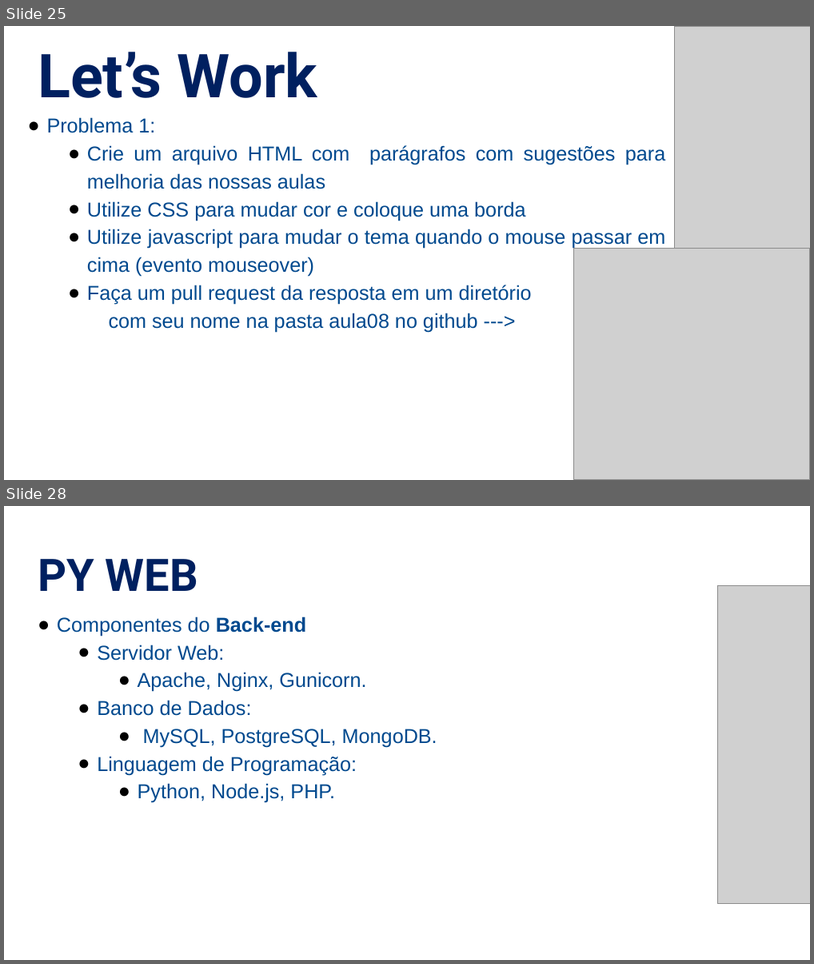
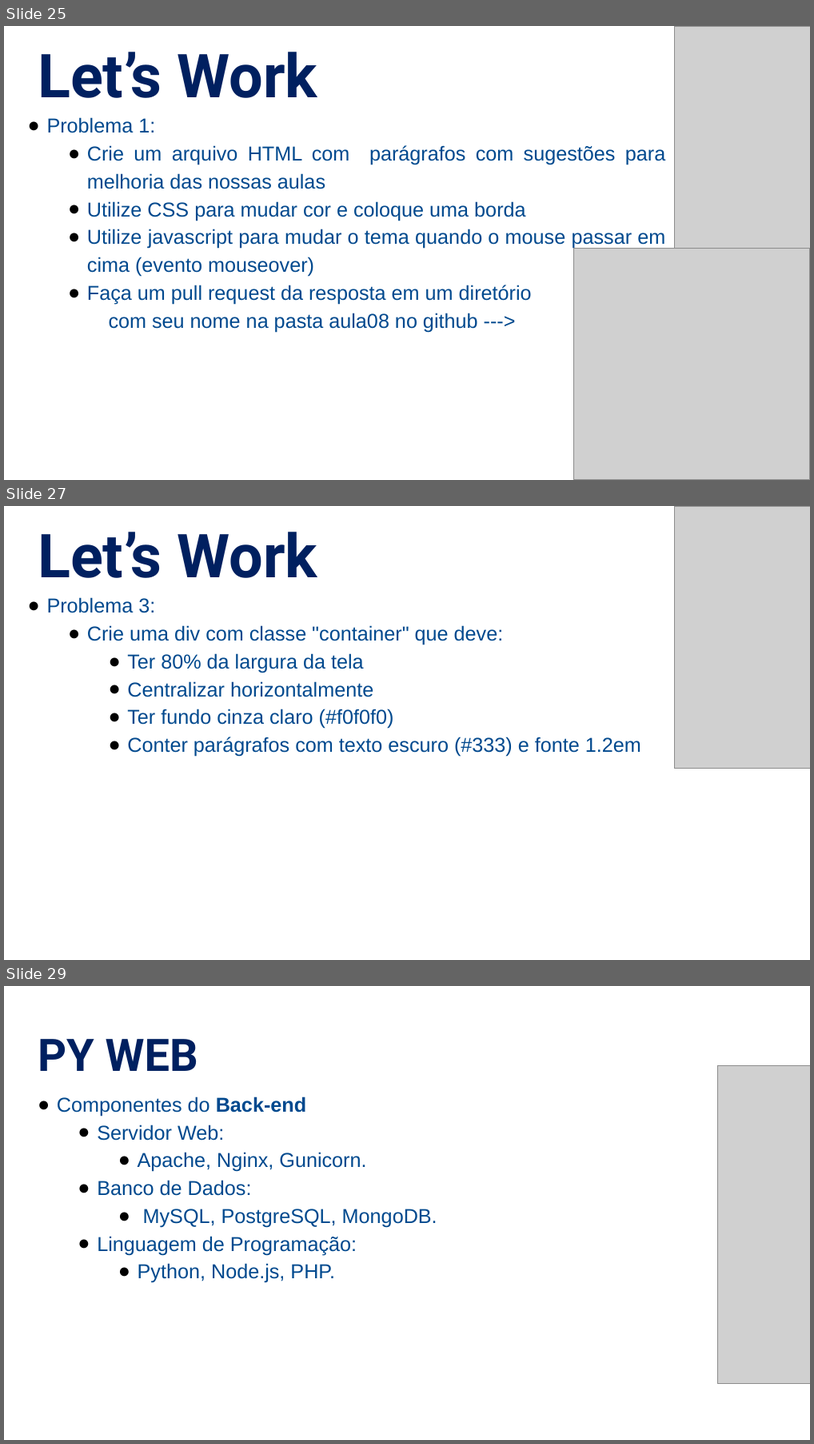
Before and after one commit to alandsilvasouza/PY2, a slide deck: aula08/Aula08.pptx. Shown one above the other, each under a label of ours: slides 25 and 28 before the commit, slides 25, 27 and 29 after it; the slides between them are not shown. The pictures are 814x964 and 814x1444 pixels, drawn with LibreOffice and Linux fonts; fonts in the diff are those of the drawing; grey boxes stand for pictures. Boxes give left, top, right and bottom in pixels: in the first picture for what was removed or moved away, otherwise in the second. Text is boxed around its words. In the diff, an @@ line names an element or a change of style, - is before the commit and + after.

```diff
--- a/aula08/Aula08.pptx
+++ b/aula08/Aula08.pptx
@@ slide 27 added at (x1=4, y1=506, x2=810, y2=960), background #FFFFFF @@
@@ picture added at (x1=674, y1=507, x2=810, y2=768) @@
@@ text added at (x1=38, y1=532, x2=318, y2=578), 54 pt, text #002060, bold @@
+Let’s Work
@@ text added at (x1=47, y1=597, x2=642, y2=756), 18 pt, text #01498E @@
+● Problema 3:
+  ● Crie uma div com classe "container" que deve:
+    ● Ter 80% da largura da tela
+    ● Centralizar horizontalmente
+    ● Ter fundo cinza claro (#f0f0f0)
+    ● Conter parágrafos com texto escuro (#333) e fonte 1.2em
@@ what was slide 28 is now slide 29 @@
```
Also in this commit, not shown: 1 slide changed, 28 other files.
